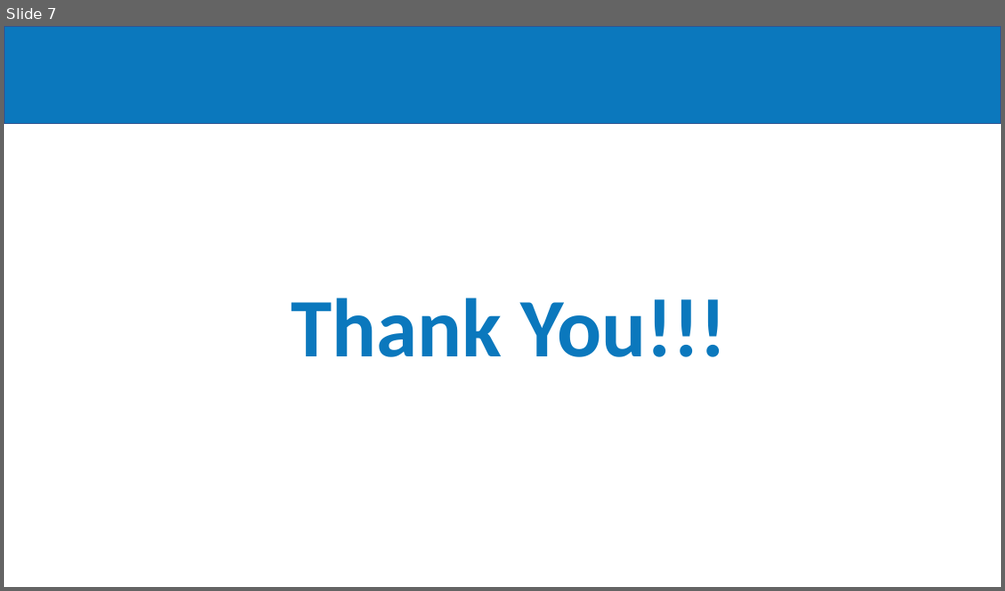
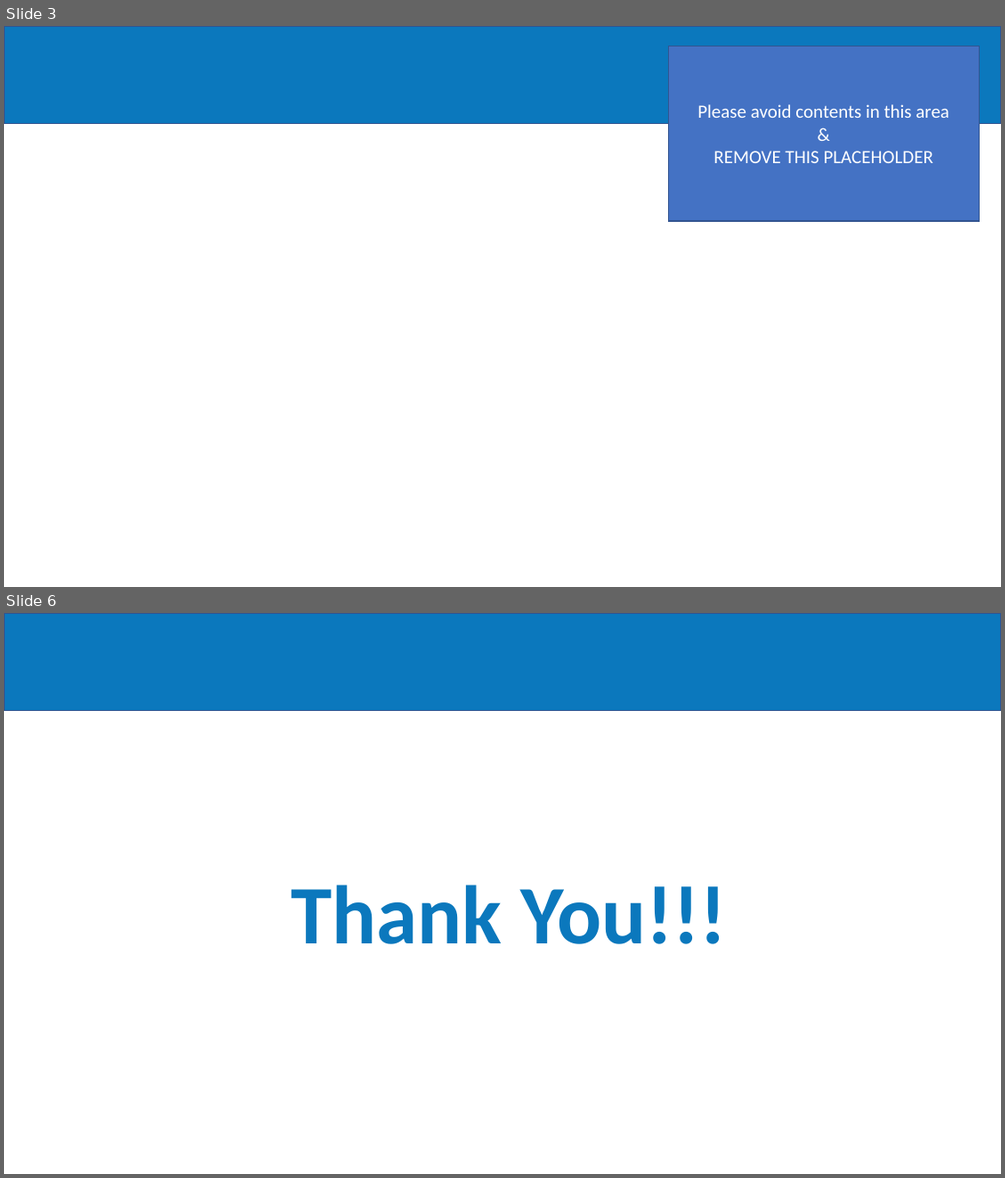
Before and after one commit to DotNetCodeIT/Eventi, a slide deck: Azure Day/2023/Slides/TemplateAzureDay2023.pptx. Shown one above the other, each under a label of ours: slide 7 before the commit, slides 3 and 6 after it; the slides between them are not shown. The pictures are 1005x591 and 1005x1178 pixels, drawn with LibreOffice and Linux fonts; fonts in the diff are those of the drawing; background and template pictures are left out. Boxes give left, top, right and bottom in pixels: in the first picture for what was removed or moved away, otherwise in the second. Text is boxed around its words. In the diff, an @@ line names an element or a change of style, - is before the commit and + after.

```diff
--- a/Azure Day/2023/Slides/TemplateAzureDay2023.pptx
+++ b/Azure Day/2023/Slides/TemplateAzureDay2023.pptx
@@ slide 3 added at bbox=[4, 26, 1001, 587], background #FFFFFF; not listed: 1 template element that a slide beside it also shows @@
@@ rectangle added at bbox=[669, 46, 979, 221], fill #4472C4, outline #325491 1 pt, 18 pt, text #FFFFFF @@
+Please avoid contents in this area
+&
+REMOVE THIS PLACEHOLDER
@@ what was slide 7 is now slide 6 @@
```
Also in this commit, not shown: 1 slide changed, 2 slides removed.
